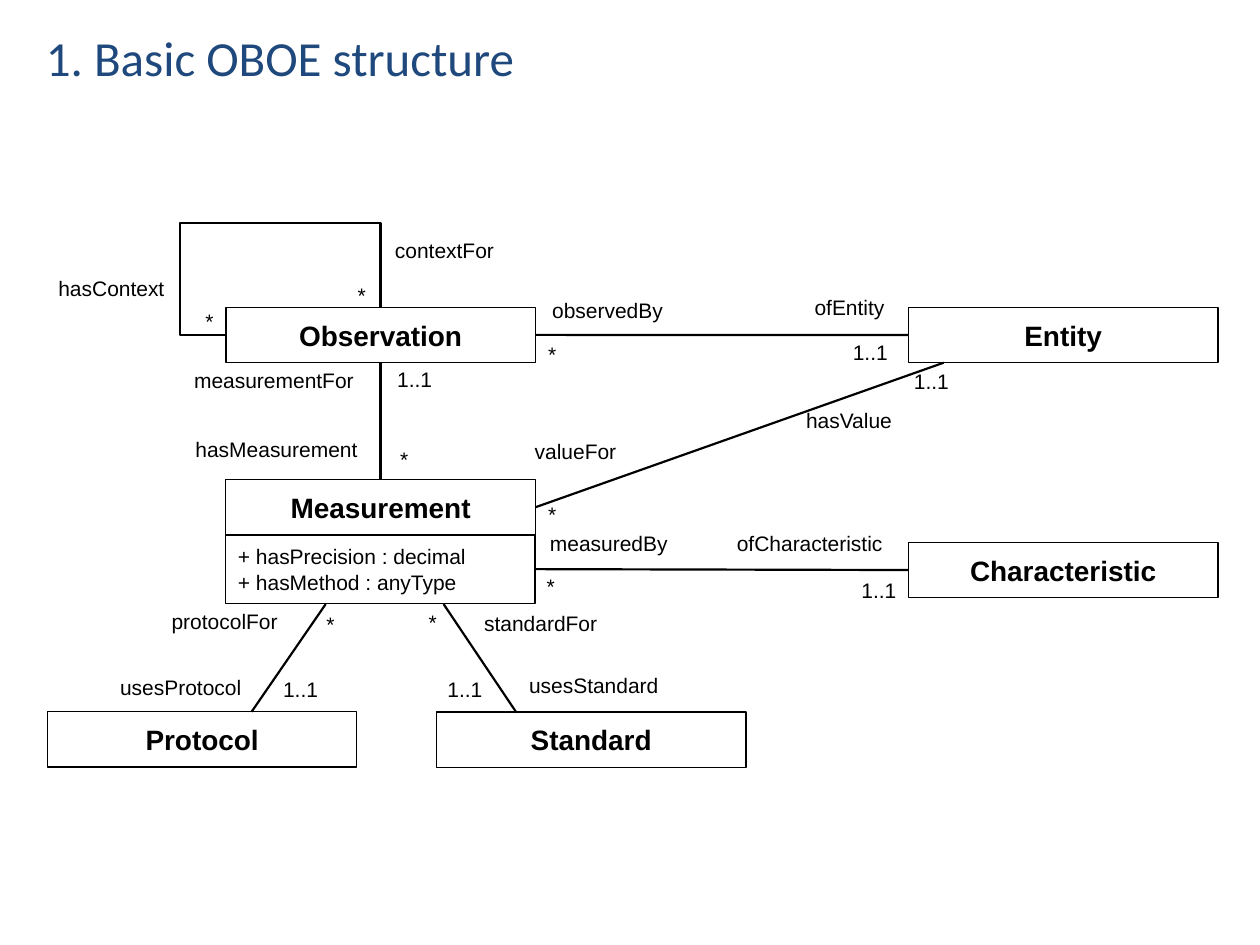
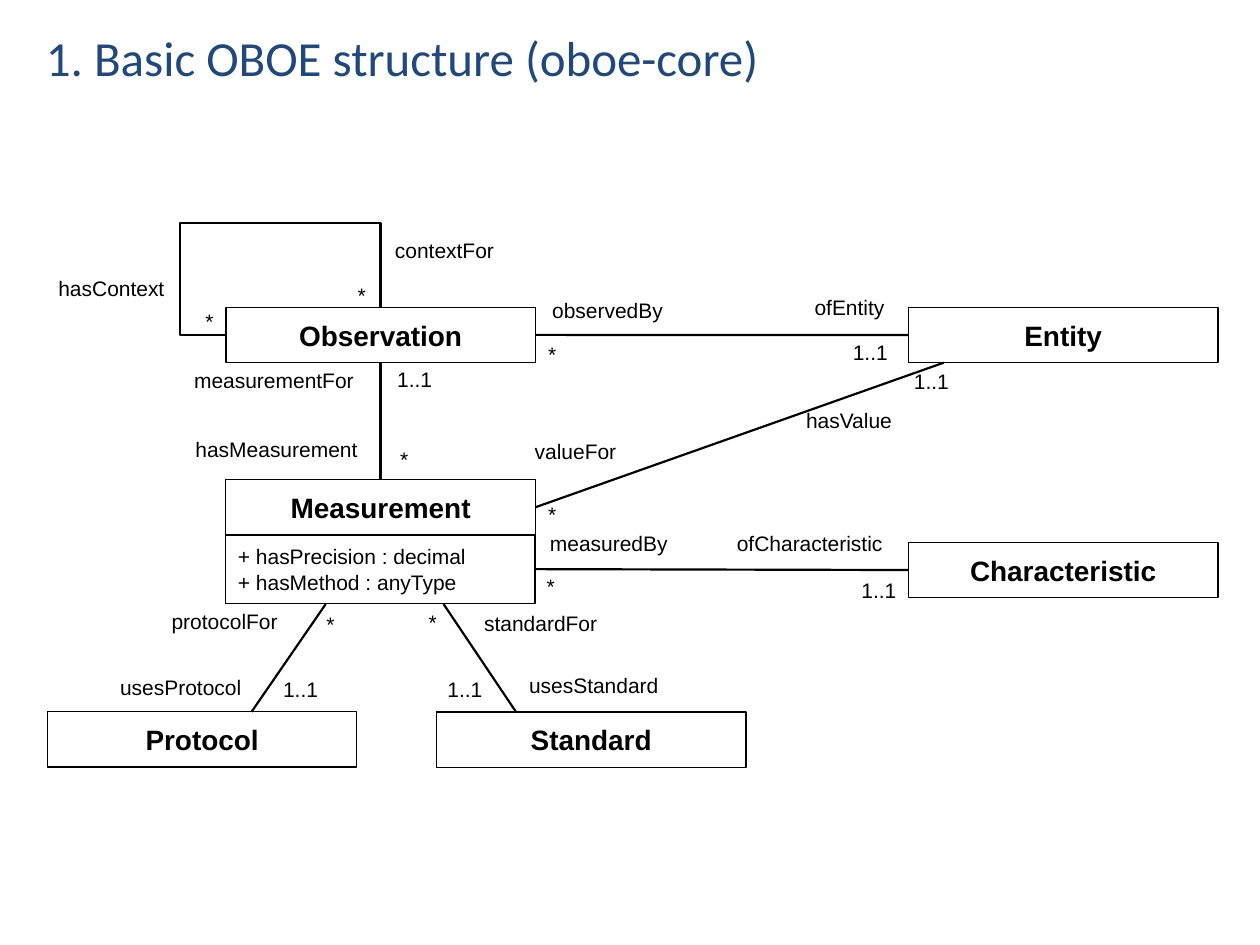
Before and after one commit to NCEAS/semtools, a slide deck: slide 3 of dev/oboe/docs/oboe-design-patterns.pptx. Drawn at 1260x945 pixels with LibreOffice and Linux fonts; fonts in the diff are those of the drawing. Boxes give left, top, right and bottom in pixels: in the first picture for what was removed or moved away, otherwise in the second. Text is boxed around its words. In the diff, an @@ line names an element or a change of style, - is before the commit and + after.

```diff
--- a/dev/oboe/docs/oboe-design-patterns.pptx
+++ b/dev/oboe/docs/oboe-design-patterns.pptx
@@ title at <box>46,40,758,83</box>: text changed @@
-1. Basic OBOE structure
+1. Basic OBOE structure (oboe-core)
```
Also in this commit, not shown: 2 other slides changed.
